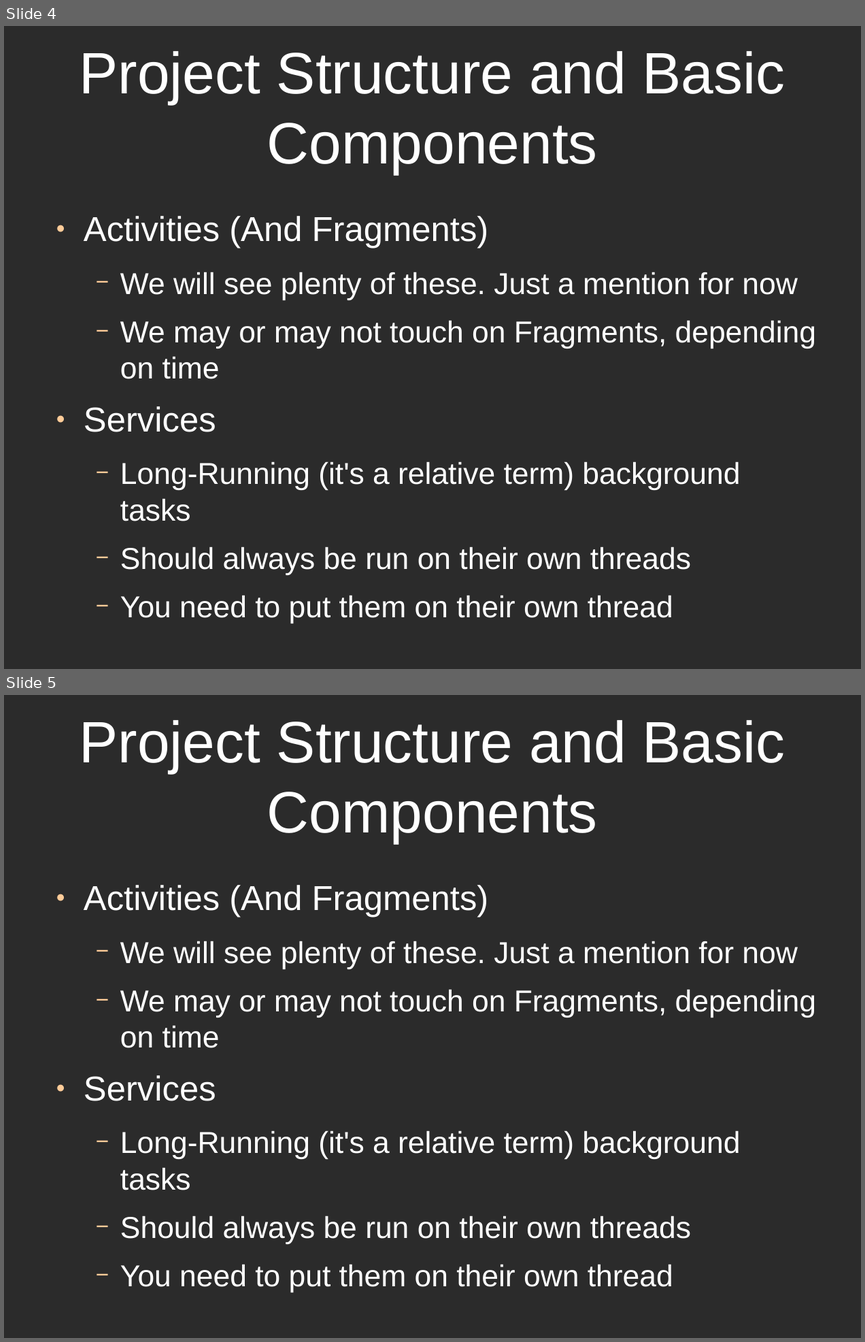
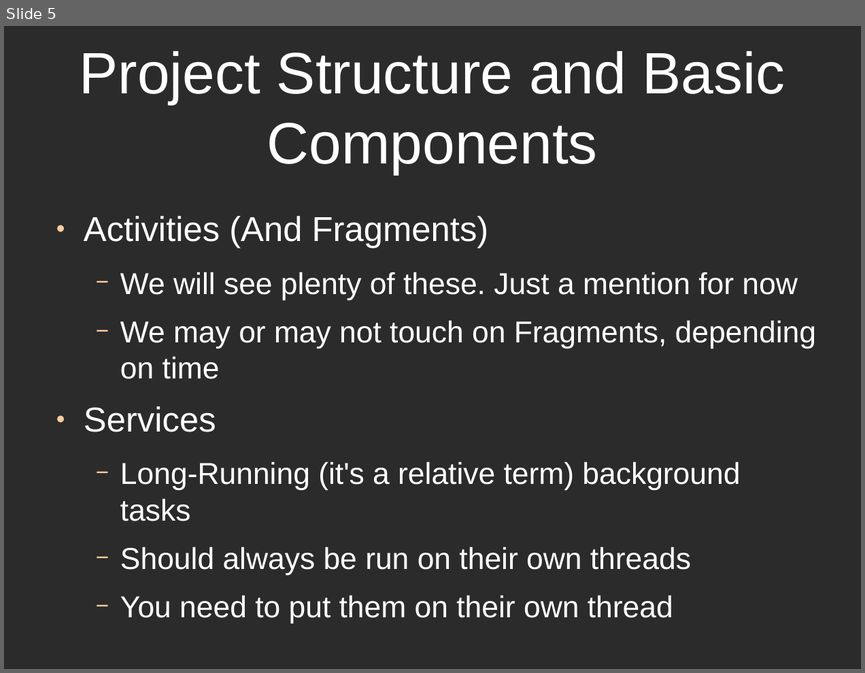
Before and after one commit to alphonzo79/HelloAndroidExample, a slide deck: HelloAndroidPresentationSlides.odp. Shown one above the other, each under a label of ours: slides 4 and 5 before the commit, slide 5 after it. The pictures are 865x1342 and 865x673 pixels, drawn with LibreOffice and Linux fonts; fonts in the diff are those of the drawing; background and template pictures are left out; a plain dark background stands for a picture behind light text. Boxes give left, top, right and bottom in pixels: in the first picture for what was removed or moved away, otherwise in the second. Text is boxed around its words. In the diff, an @@ line names an element or a change of style, - is before the commit and + after.

```diff
--- a/HelloAndroidPresentationSlides.odp
+++ b/HelloAndroidPresentationSlides.odp
@@ slide 4 removed at [4,26,861,669], background picture (left out) @@
@@ title removed at [79,51,785,174] @@
-Project Structure and Basic Components
@@ text removed at [84,216,816,624] @@
-● Activities (And Fragments)
-  − We will see plenty of these. Just a mention for now
-  − We may or may not touch on Fragments, depending on time
-● Services
-  − Long-Running (it's a relative term) background tasks
-  − Should always be run on their own threads
-  − You need to put them on their own thread
```
Also in this commit, not shown: 4 slides changed, 4 slides added, 1 other slide removed, 3 other files.
